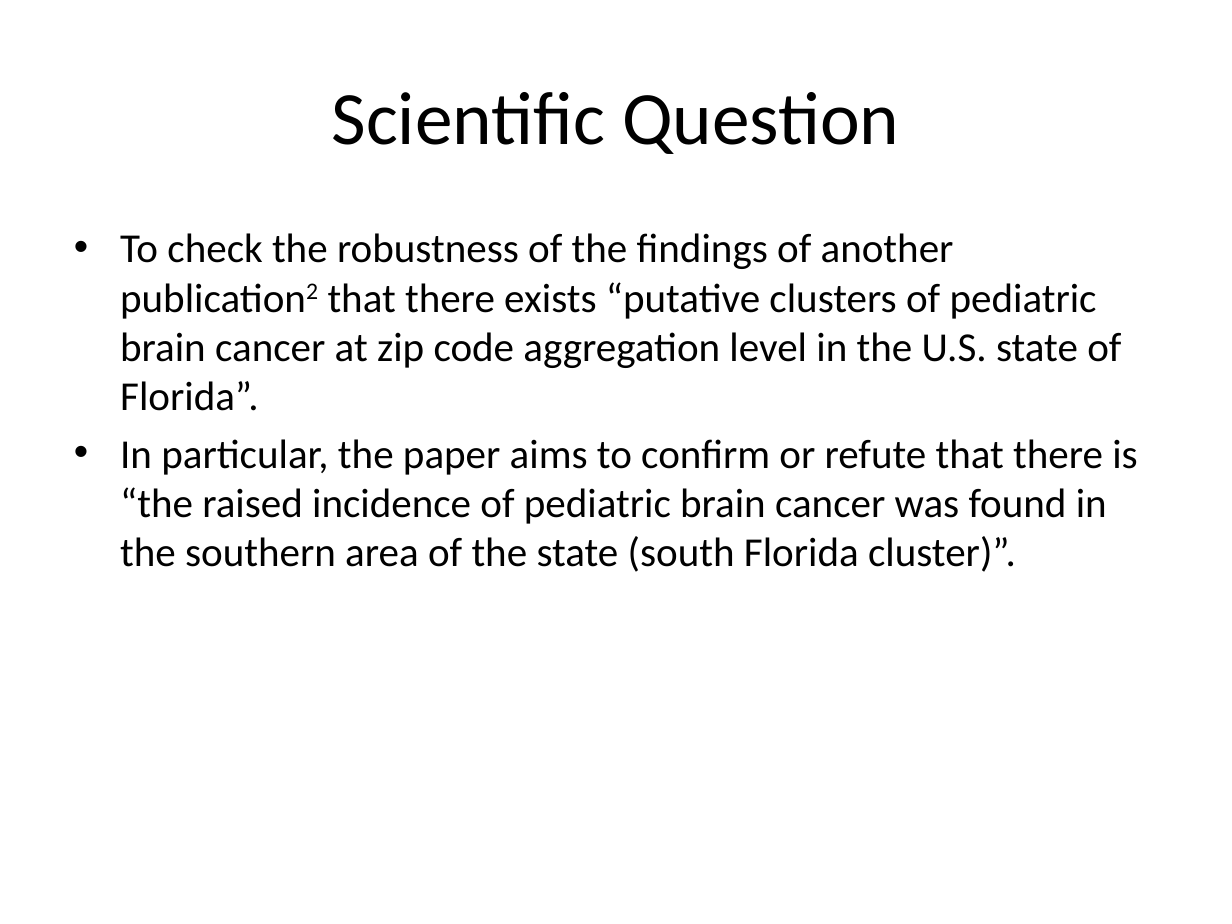
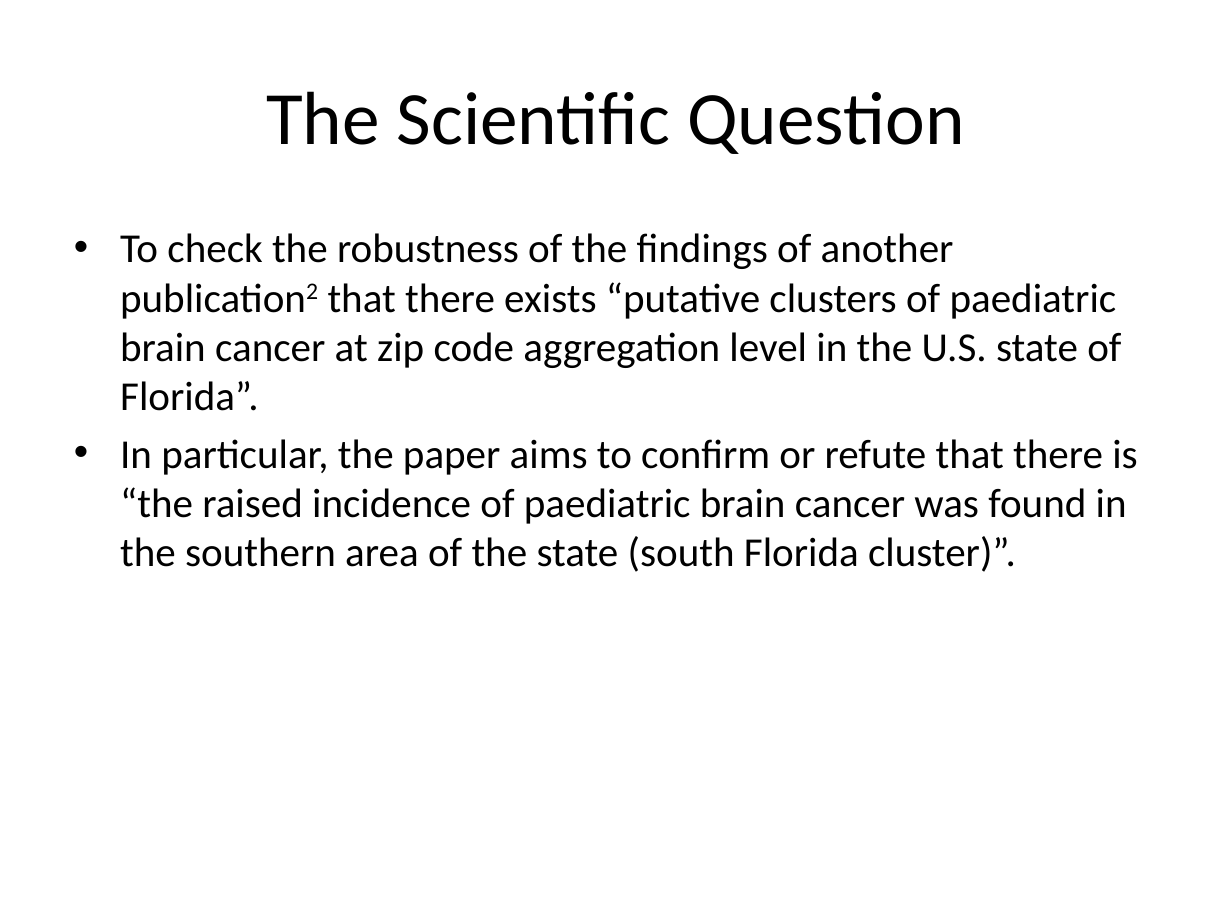
Before and after one commit to mertz2001/stat-inference, a slide deck: slide 2 of Submission/Slides final.pptx. Drawn at 1232x924 pixels with LibreOffice and Linux fonts; fonts in the diff are those of the drawing. Boxes give left, top, right and bottom in pixels: in the first picture for what was removed or moved away, otherwise in the second. Text is boxed around its words. In the diff, an @@ line names an element or a change of style, - is before the commit and + after.

```diff
--- a/Submission/Slides final.pptx
+++ b/Submission/Slides final.pptx
@@ title at [266, 91, 964, 154]: text changed @@
-Scientific Question
+The Scientific Question
@@ text at [120, 233, 1137, 572]: text changed @@
-• To check the robustness of the findings of another publication2 that there exists “putative clusters of pediatric brain cancer at zip code aggregation level in the U.S. state of Florida”.
-• In particular, the paper aims to confirm or refute that there is “the raised incidence of pediatric brain cancer was found in the southern area of the state (south Florida cluster)”.
+• To check the robustness of the findings of another publication2 that there exists “putative clusters of paediatric brain cancer at zip code aggregation level in the U.S. state of Florida”.
+• In particular, the paper aims to confirm or refute that there is “the raised incidence of paediatric brain cancer was found in the southern area of the state (south Florida cluster)”.
```
Also in this commit, not shown: 6 other slides changed, 1 other file.
